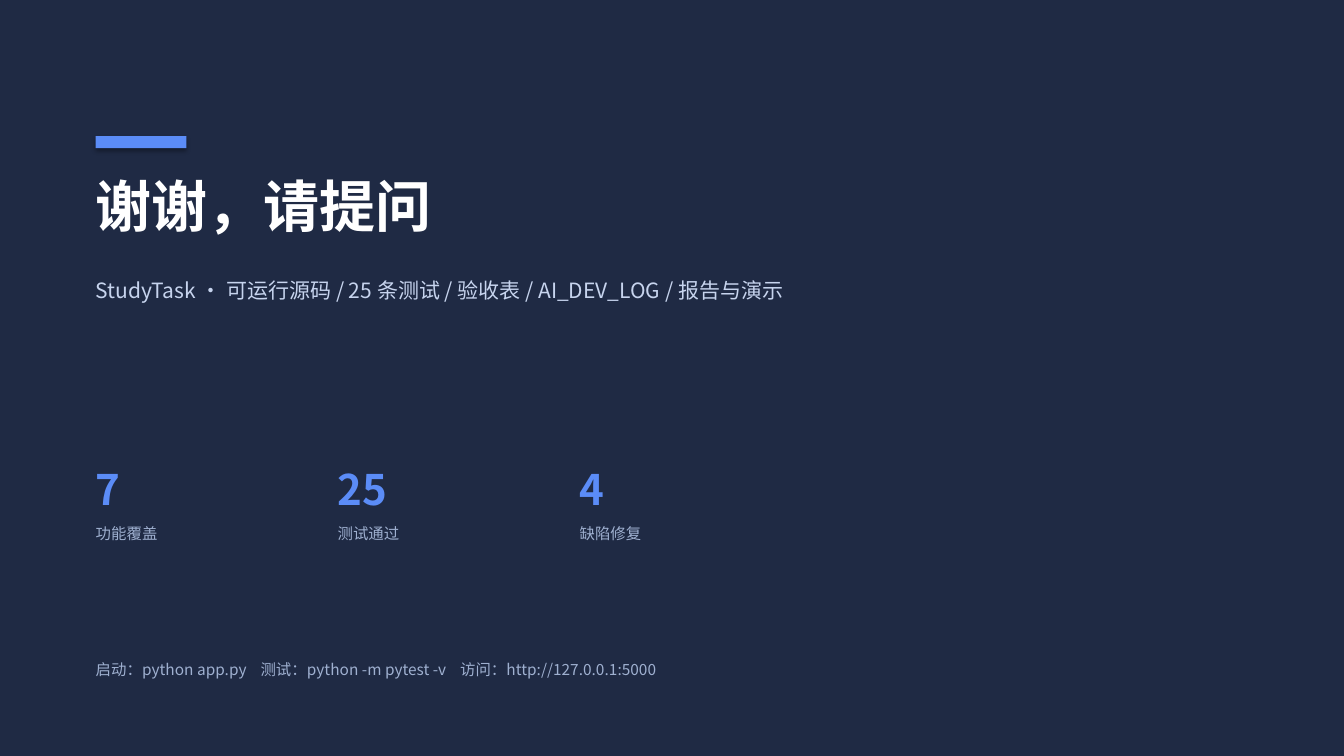
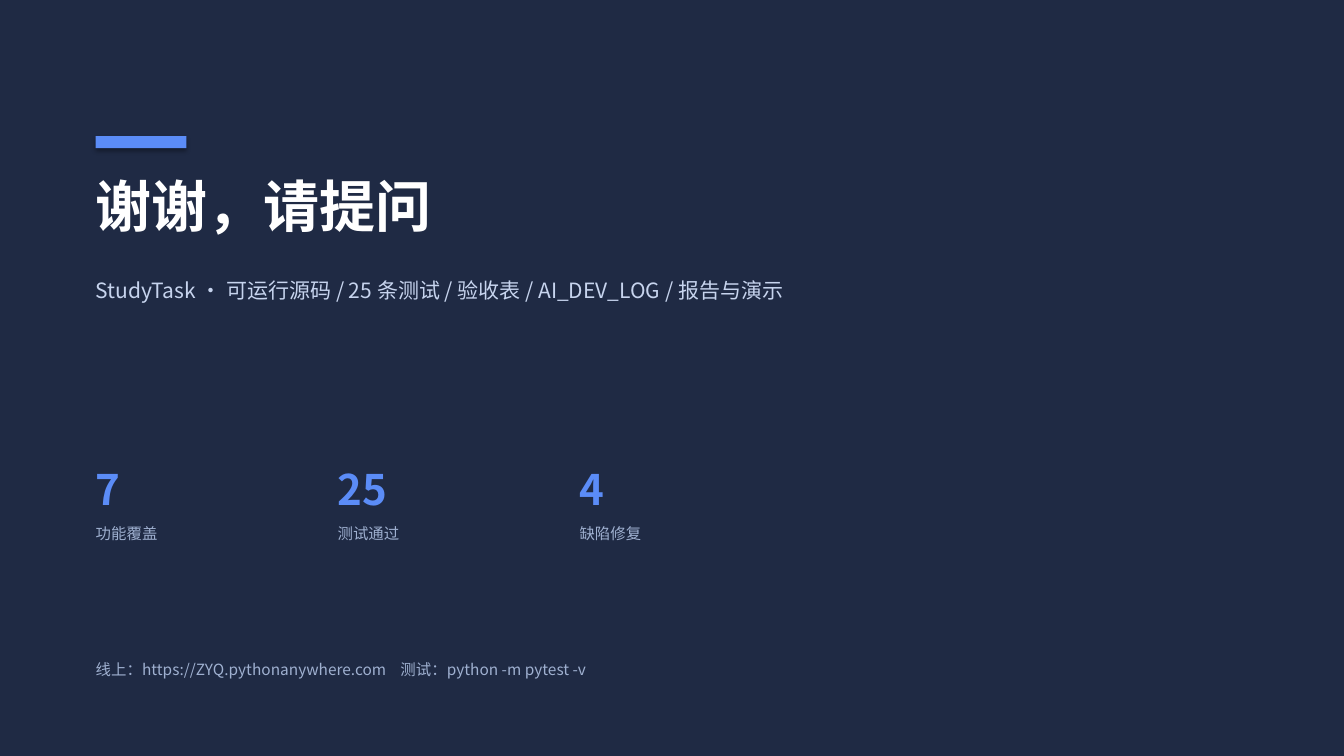
Before and after one commit to yq-wcq/24-2-_242806010229_StudyTask, a slide deck: slide 10 of docs/实验一演示.pptx. Drawn at 1344x756 pixels with LibreOffice and Linux fonts; fonts in the diff are those of the drawing. Boxes give left, top, right and bottom in pixels: in the first picture for what was removed or moved away, otherwise in the second. Text is boxed around its words. In the diff, an @@ line names an element or a change of style, - is before the commit and + after.

Commit message:
feat: deploy to PythonAnywhere and document live URL

```diff
--- a/docs/实验一演示.pptx
+++ b/docs/实验一演示.pptx
@@ text at bbox=[96, 662, 586, 679]: text changed @@
-启动：python app.py 测试：python -m pytest -v 访问：http://127.0.0.1:5000
+线上：https://ZYQ.pythonanywhere.com 测试：python -m pytest -v
```
Also in this commit, not shown: 3 other slides changed, 6 other files.
